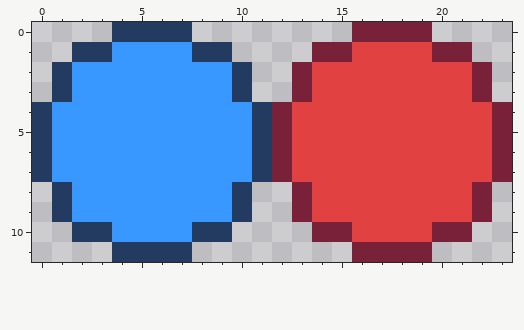
File history of a pixel-art file, assets/sprites/bullet-Sheet.aseprite. The picture above was drawn from the file before the commit.
24x12 pixels, 1 frame.
Now the later version:
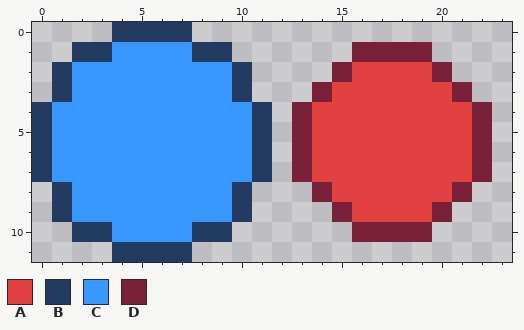
Palette (. is transparent): A #e14141  B #243b61  C #3898ff  D #7a213a
Commit message: Reduced enemy bullets size
Diff:
Colour A gives way to colour D in row 1 at x 16 to 19; in row 2 at x 15 and 20; in row 3 at x 14 and 21; in rows 4 to 7 at x 13 and 22; in row 8 at x 14 and 21; in row 9 at x 15 and 20.
Colour A gives way to colour D in row 10 at x 16 to 19.
The edit erases colour A in row 2 at x 14 and 21; in row 9 at x 14 and 21.
The edit erases colour D in row 0 at x 16 to 19; in row 1 at x 14 to 15 and 20 to 21; in rows 2 to 3 at x 13 and 22; in rows 4 to 7 at x 12 and 23; in rows 8 to 9 at x 13 and 22; in row 10 at x 14 to 15 and 20 to 21.
The edit erases colour D in row 11 at x 16 to 19.
